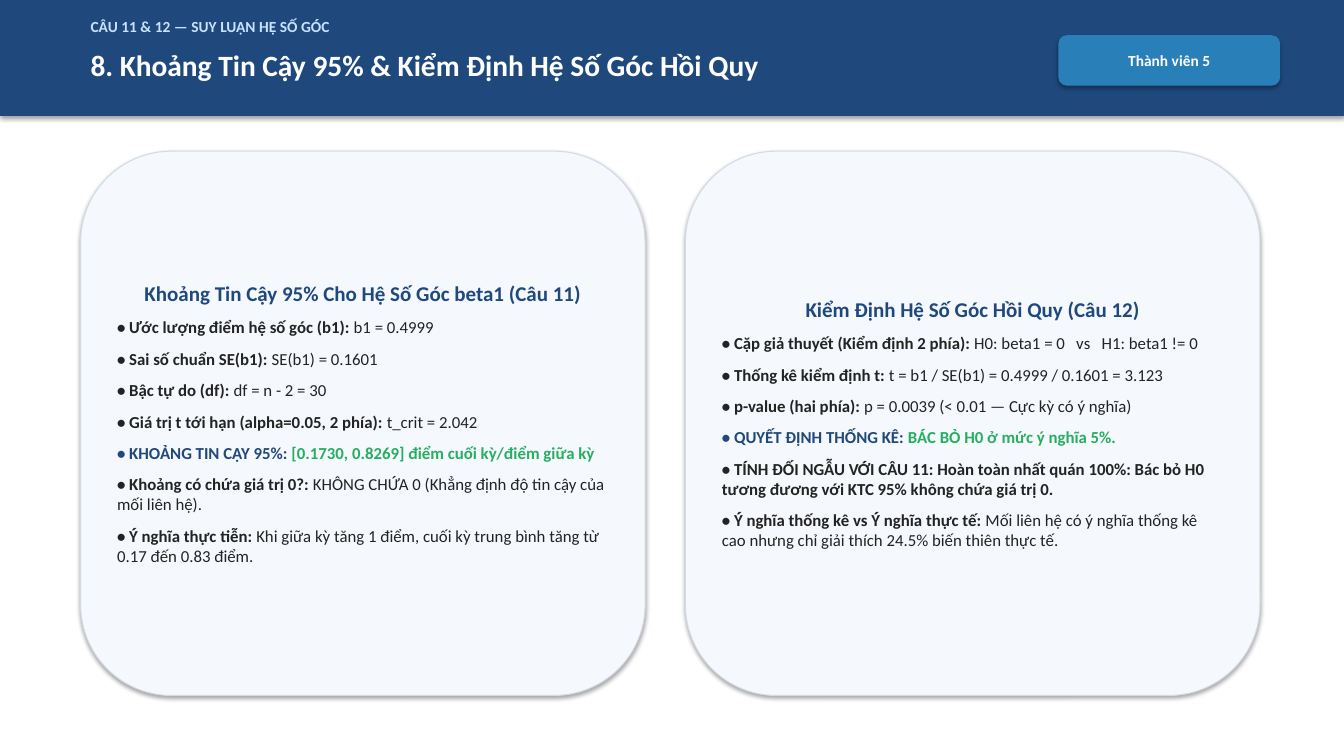
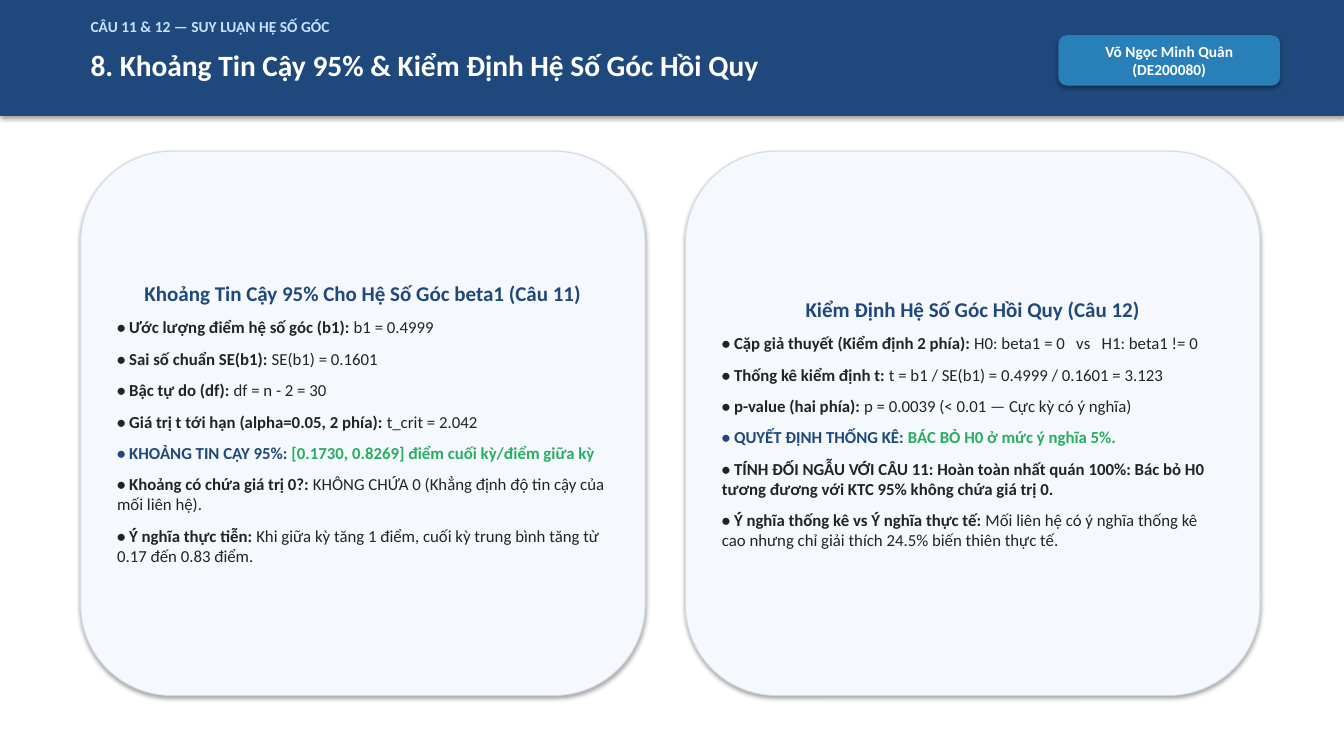
Before and after one commit to hieune321/mas-project-topic1, a slide deck: slide 9 of outputs/reports/Computer_Project_Topic_1_Slides.pptx. Drawn at 1344x756 pixels with LibreOffice and Linux fonts; fonts in the diff are those of the drawing. Boxes give left, top, right and bottom in pixels: in the first picture for what was removed or moved away, otherwise in the second. Text is boxed around its words. In the diff, an @@ line names an element or a change of style, - is before the commit and + after.

```diff
--- a/outputs/reports/Computer_Project_Topic_1_Slides.pptx
+++ b/outputs/reports/Computer_Project_Topic_1_Slides.pptx
@@ text in rounded rectangle at <box>1105,46,1233,77</box>: text changed @@
-Thành viên 5
+Võ Ngọc Minh Quân (DE200080)
```
Also in this commit, not shown: 11 other slides changed, 22 other files.
